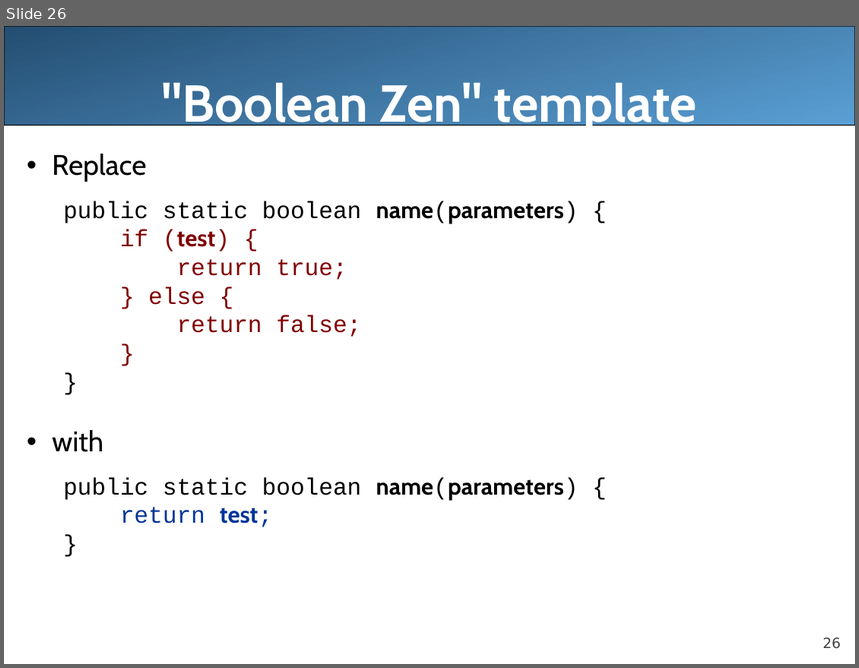
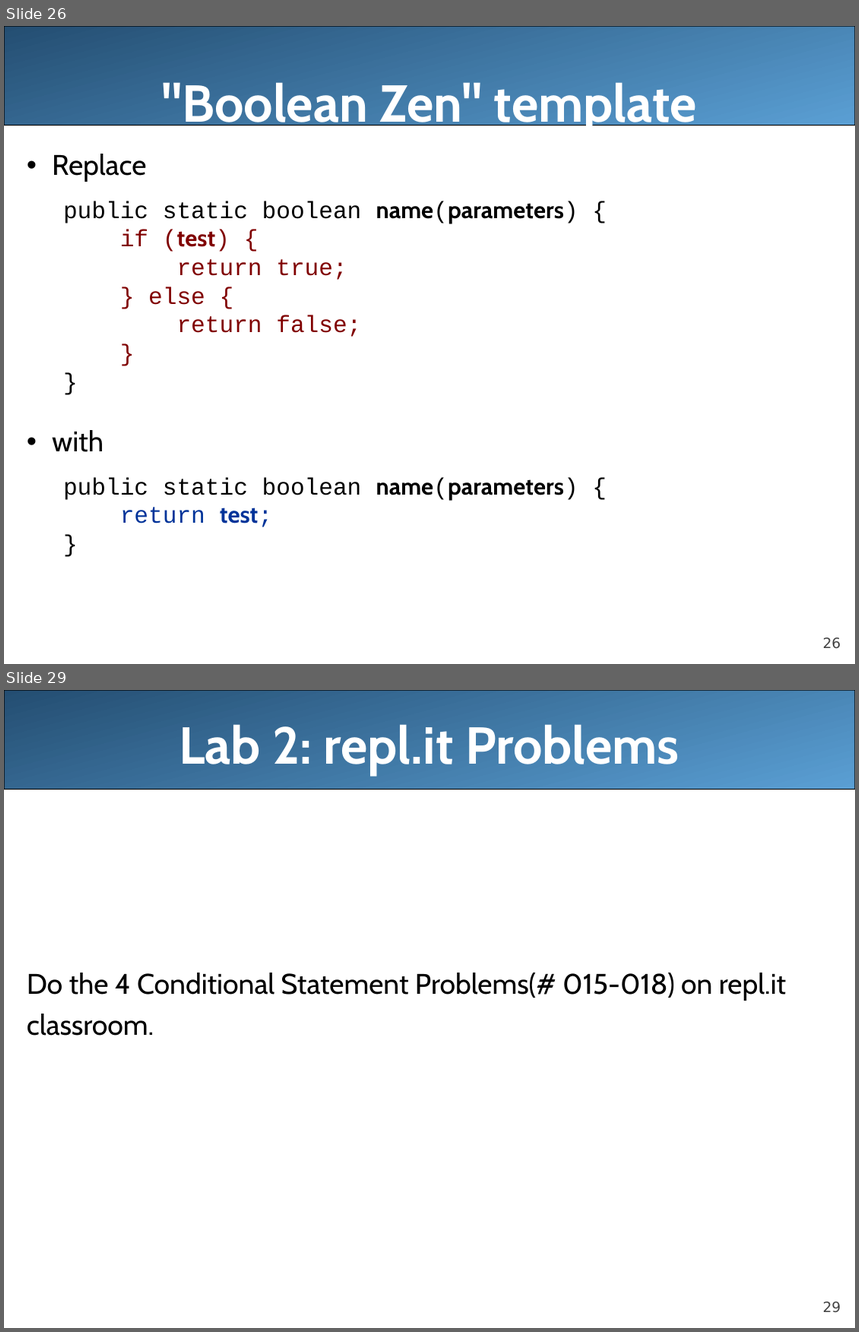
Before and after one commit to LongBaoNguyen/longbaonguyen.github.io, a slide deck: courses/apcsa/lecture8.ppt. Shown one above the other, each under a label of ours: slide 26 before the commit, slides 26 and 29 after it; the slides between them are not shown. The pictures are 859x668 and 859x1332 pixels, drawn with LibreOffice and Linux fonts; fonts in the diff are those of the drawing. Boxes give left, top, right and bottom in pixels: in the first picture for what was removed or moved away, otherwise in the second. Text is boxed around its words. In the diff, an @@ line names an element or a change of style, - is before the commit and + after.

```diff
--- a/courses/apcsa/lecture8.ppt
+++ b/courses/apcsa/lecture8.ppt
@@ slide 29 added at [4, 690, 855, 1328], background #FFFFFF; not listed: 2 template elements that a slide beside it also shows @@
@@ title added at [179, 724, 680, 775], 44 pt, text #FFFFFF, bold @@
+Lab 2: repl.it Problems
@@ text added at [27, 973, 786, 1036], 24 pt, text #000000 @@
+Do the 4 Conditional Statement Problems(# 015-018) on repl.it
+classroom.
```
Also in this commit, not shown: 2 slides changed, 1 other file.
